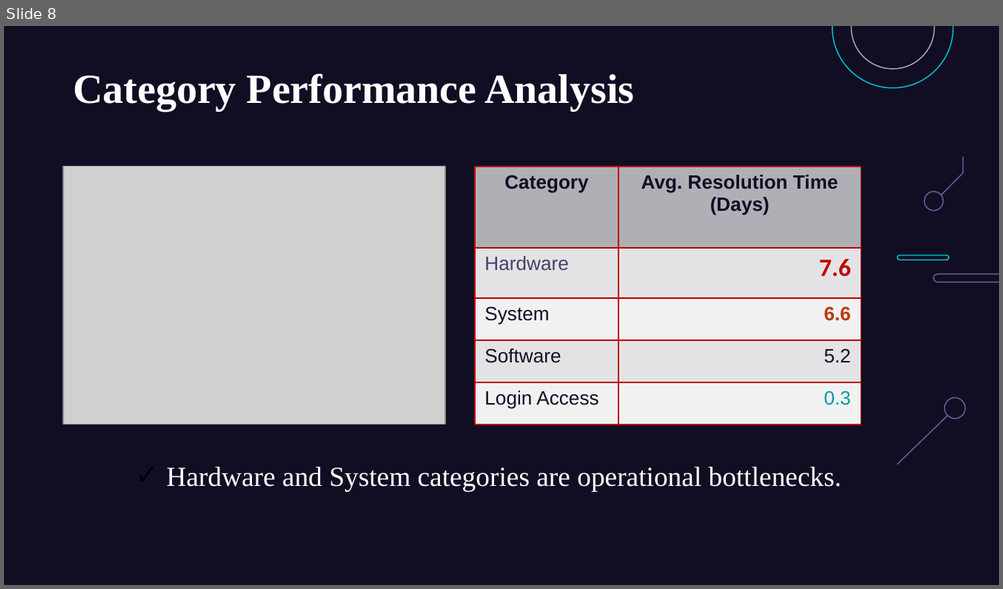
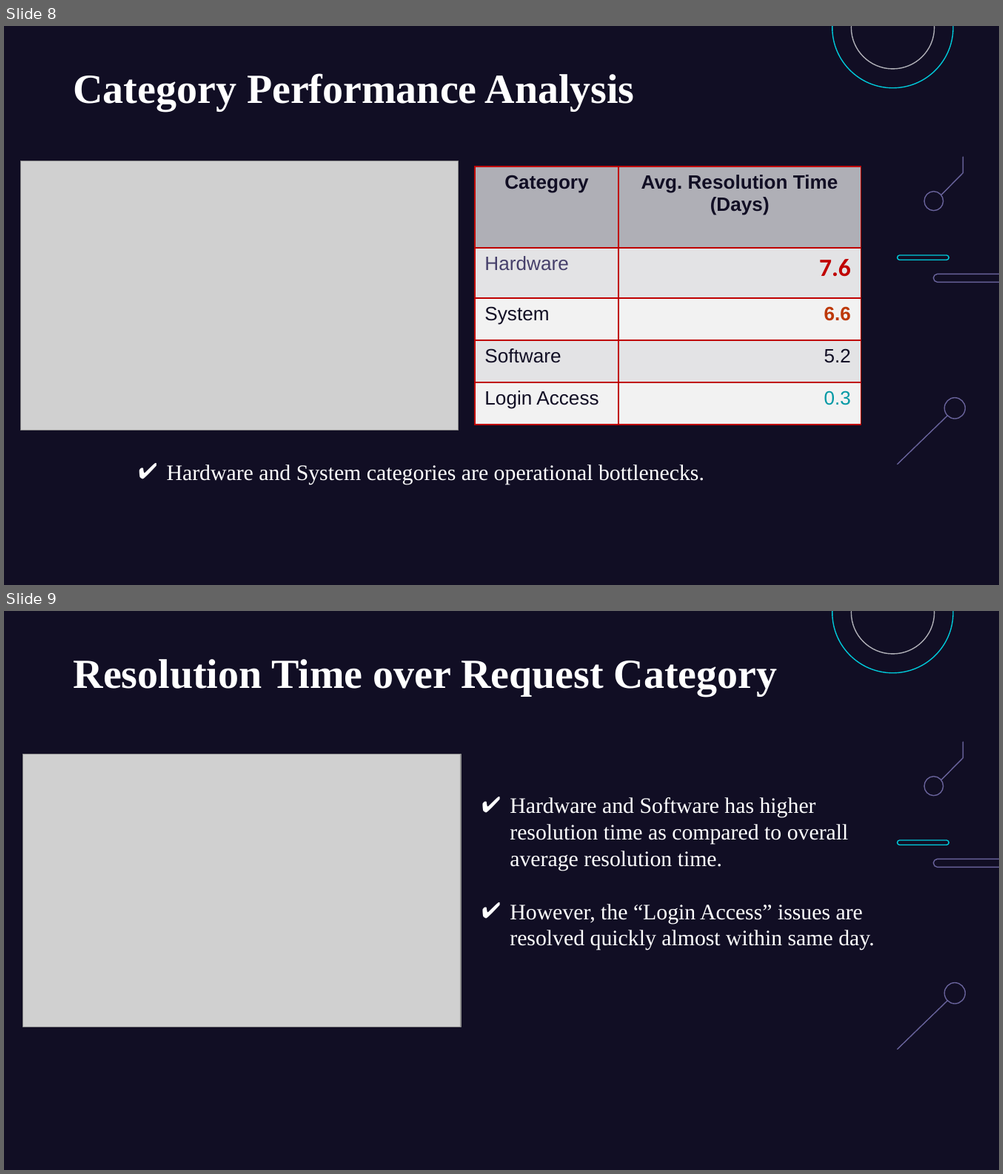
Before and after one commit to jemish123/IT_Ticket_Analysis, a slide deck: SpreadSheet_Project_IT_Ticket_Analysis.pptx. Shown one above the other, each under a label of ours: slide 8 before the commit, slides 8 and 9 after it. The pictures are 1003x589 and 1003x1174 pixels, drawn with LibreOffice and Linux fonts; fonts in the diff are those of the drawing; grey boxes stand for pictures. Boxes give left, top, right and bottom in pixels: in the first picture for what was removed or moved away, otherwise in the second. Text is boxed around its words. In the diff, an @@ line names an element or a change of style, - is before the commit and + after.

```diff
--- a/SpreadSheet_Project_IT_Ticket_Analysis.pptx
+++ b/SpreadSheet_Project_IT_Ticket_Analysis.pptx
@@ slide 9 added at (4, 611, 999, 1170), background #110E24; not listed: 8 template elements that a slide beside it also shows @@
@@ text added at (74, 659, 777, 696), 30 pt, text #FFFFFF, bold @@
+Resolution Time over Request Category
@@ picture added at (23, 755, 461, 1028) @@
@@ text added at (509, 797, 874, 950), 16 pt, text #FFFFFF @@
+✔ Hardware and Software has higher resolution time as compared to overall average resolution time.
+✔ However, the “Login Access” issues are resolved quickly almost within same day.
@@ slide 8 changed as well @@
@@ picture: place and size @@
-picture at (64, 167, 446, 425)
+picture at (21, 161, 458, 431)
@@ table at (475, 167, 860, 492) @@
@@ fill #F2F2F3 to #F2F2F2 in 4 cells @@
@@ text colour #009AA6 to #0099A5 in "0.3" @@
@@ text "Hardware and System categories are ..." at (167, 465, 704, 485): size 20 to 16 pt; bullet ✓ to ✔; bullet colour #000000 to #FFFFFF @@
```
Also in this commit, not shown: 16 other slides changed, 4 other slides added, 2 slides removed, 6 other files.
